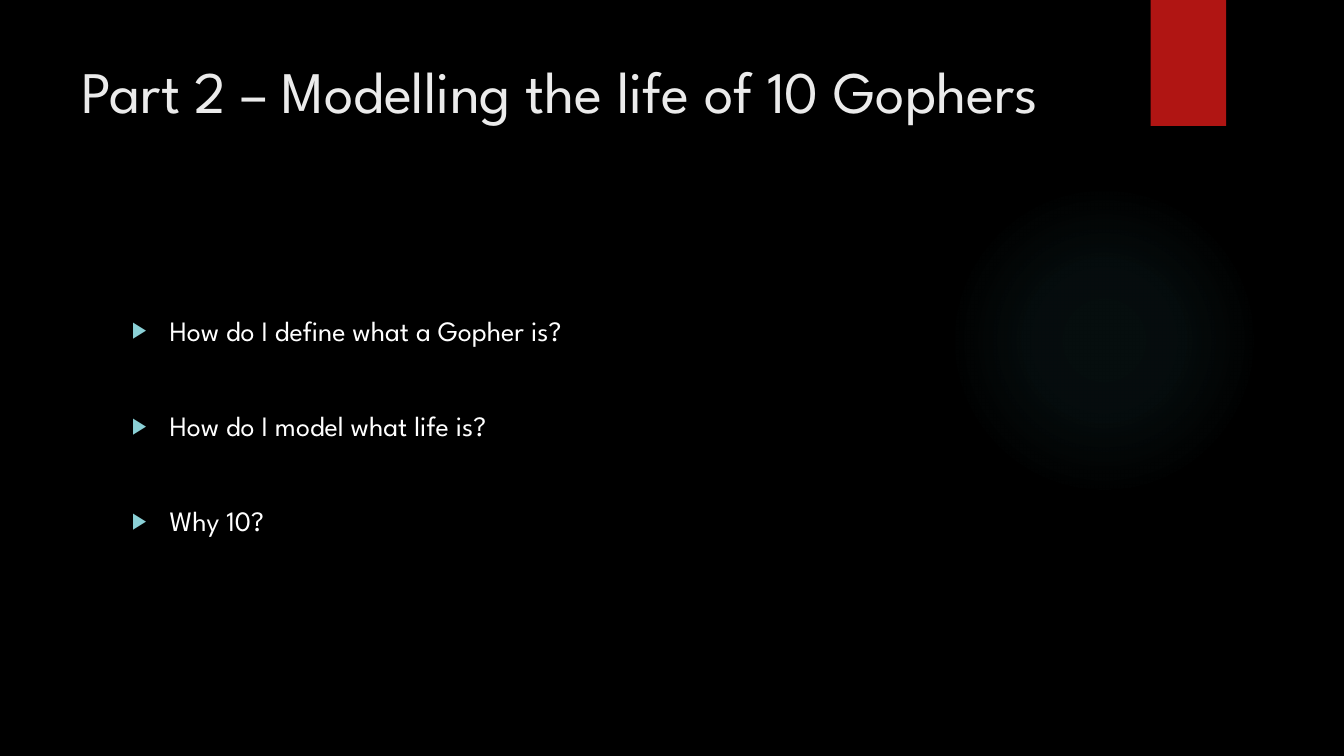
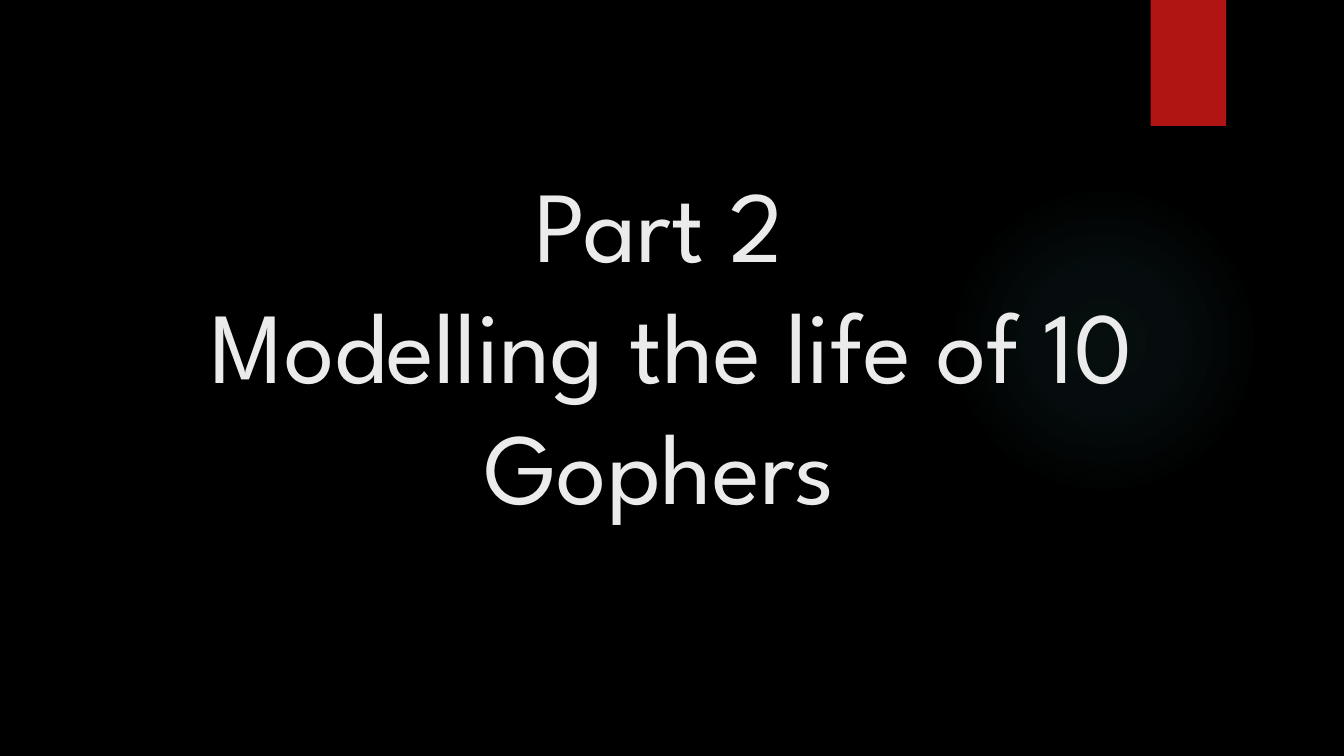
Before and after one commit to jaminologist/GopherLife, a slide deck: slide 13 of GopherLife.pptx (slide 9 before the commit). Drawn at 1344x756 pixels with LibreOffice and Linux fonts; fonts in the diff are those of the drawing; background and template pictures are left out. Boxes give left, top, right and bottom in pixels: in the first picture for what was removed or moved away, otherwise in the second. Text is boxed around its words. In the diff, an @@ line names an element or a change of style, - is before the commit and + after.

```diff
--- a/GopherLife.pptx
+++ b/GopherLife.pptx
@@ title at box(211, 194, 1133, 525): text changed; size 42 to 72 pt @@
-Part 2 – Modelling the life of 10 Gophers
+Part 2
+Modelling the life of 10 Gophers
@@ text removed at box(170, 321, 561, 537) @@
-▶ How do I define what a Gopher is?
-▶ How do I model what life is?
-▶ Why 10?
```
Also in this commit, not shown: 5 other slides changed, 7 slides added, 2 other files.
